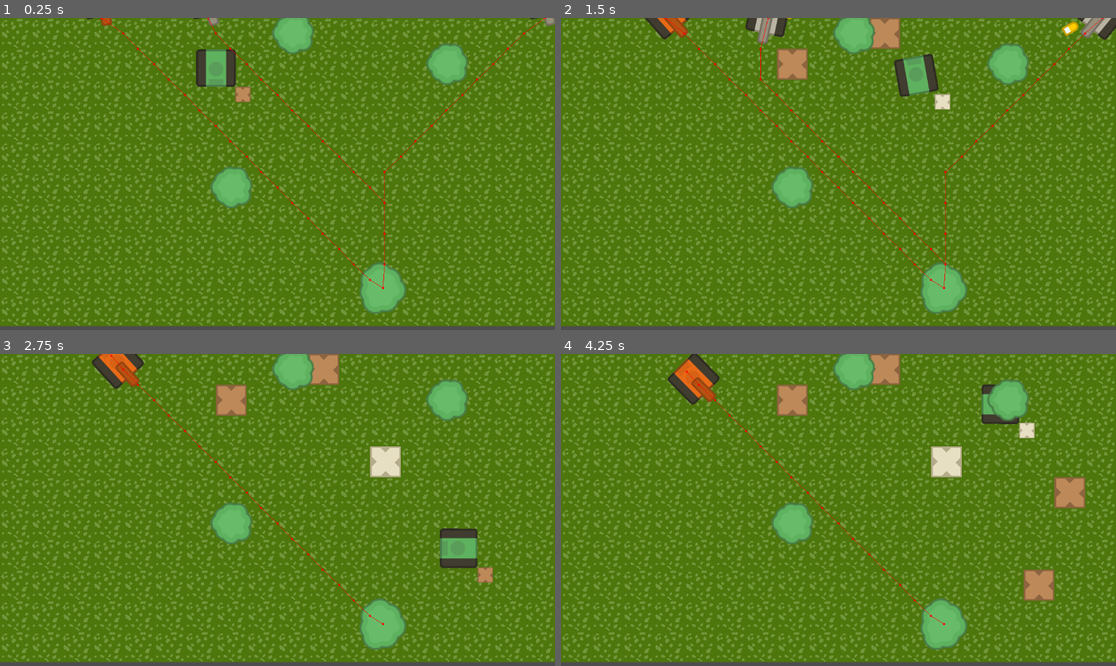
Above: before the commit, frames 1-4 (two rows, left to right).
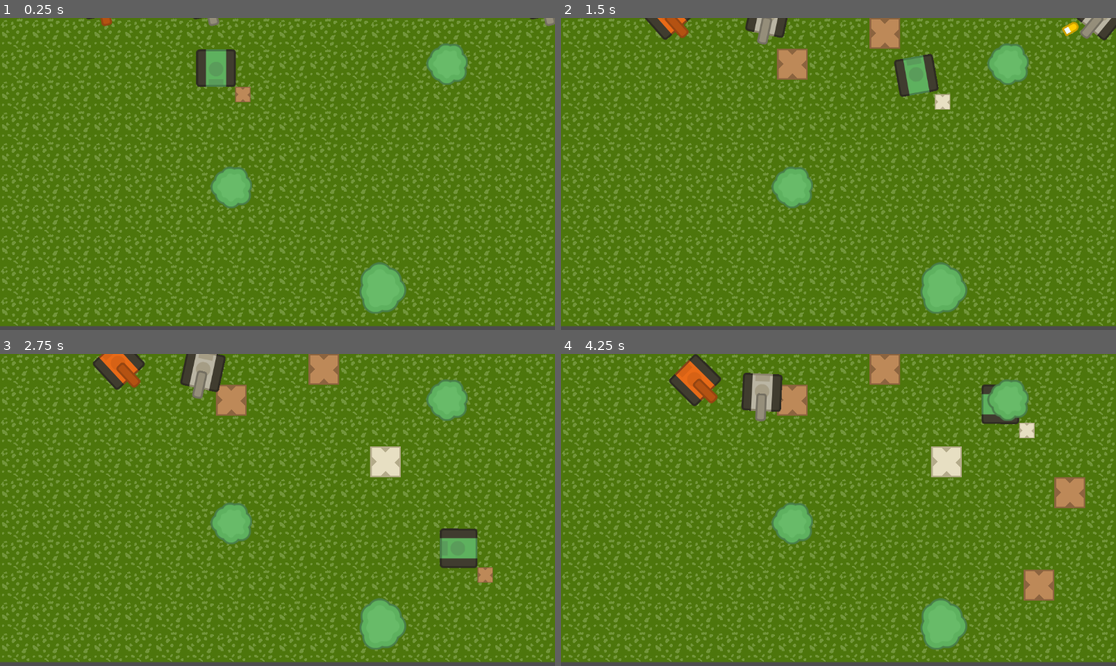
Above: after the commit, the same moments.

Repository: gerep/wall-and-order
Game: Godot game, scene res://scenes/level/level.tscn
The game is run twice, just before and just after one commit, with the same random seed, the same clock (stepped at 60 frames per second) and the same inputs.
Inputs:
- Up to frame 1 (0.25 s): no input
- Up to frame 2 (1.5 s): hold Right (ui_right) 0.53-1.28 s; hold Space (place) 0.53-1.28 s; hold Down (ui_down) from 1.28 s (still down); tap Space (place) at 1.35 s
- Up to frame 3 (2.75 s): release Down (ui_down) at 2.03 s; hold Right (ui_right) from 2.03 s (still down); hold Space (place) from 2.03 s (still down)
- Up to frame 4 (4.25 s): release Right (ui_right) at 2.78 s; release Space (place) at 2.78 s; hold Up (ui_up) 2.78-3.53 s; tap Space (place) at 2.85 s; hold Left (ui_left) from 3.53 s (still down); hold Space (place) from 3.53 s (still down)

The runs differ from the first frame. In frame 1, 1.2% of the frame differs, in the area x 16-100%, y 0-87%; in frame 2, 1.3%; in frame 3, 1.8%; in frame 4, 2.0%, in the area x 19-70%, y 0-87%.

Commit message:
enemy takes damage from towers

Diff:
--- a/scenes/enemies/brick/brick_enemy.tscn
+++ b/scenes/enemies/brick/brick_enemy.tscn
@@ -4,7 +4,6 @@
 [ext_resource type="Texture2D" uid="uid://befap2be83oa3" path="res://assets/Tanks/barrelRed_outline.png" id="2_jy2d8"]
 
 [node name="BrickEnemy" unique_id=1028931331 instance=ExtResource("1_6bpvv")]
-speed = 30.0
 
 [node name="Cannon" parent="." index="6" unique_id=257077008]
 texture = ExtResource("2_jy2d8")
--- a/scenes/enemies/bullet/tank_bullet.gd
+++ b/scenes/enemies/bullet/tank_bullet.gd
@@ -14,7 +14,9 @@
 	sprite.texture = texture
 
 
-func _on_body_entered(_body: Node2D) -> void:
+func _on_body_entered(body: Node2D) -> void:
+	if body.has_method("take_damage"):
+		body.take_damage()
 	GameManager.tile_destroyed.emit(tile_coordinate)
 	queue_free()
 
--- a/scenes/enemies/enemy.gd
+++ b/scenes/enemies/enemy.gd
@@ -9,7 +9,7 @@
 @onready var move_timer: Timer = $MoveTimer
 @onready var cannon: Sprite2D = $Cannon
 
-@export var speed: float = 2.0
+@export var speed: float = 30.0
 @export var wall_type: WallType = WallType.BRICK
 
 const BRICK_WALL: Vector2i = Vector2i(1, 0)
@@ -40,11 +40,14 @@
 var target: Vector2
 var can_shoot: bool = true
 var can_move: bool = true
-var life: int = 1:
-	set(value):
-		life -= value
-		if life <= 0:
-			GameManager.enemy_died.emit()
+var life: int = 1
+
+
+func take_damage(amount: int = 1) -> void:
+	life -= amount
+	if life <= 0:
+		GameManager.enemy_died.emit()
+		queue_free()
 
 
 func _ready() -> void:
--- a/scenes/enemies/enemy.tscn
+++ b/scenes/enemies/enemy.tscn
@@ -23,7 +23,6 @@
 path_postprocessing = 1
 avoidance_enabled = true
 radius = 30.0
-debug_enabled = true
 
 [node name="RayCast2D" type="RayCast2D" parent="." unique_id=732374594]
 target_position = Vector2(0, -180)
--- a/scenes/enemies/stone/stone_enemy.tscn
+++ b/scenes/enemies/stone/stone_enemy.tscn
@@ -4,7 +4,6 @@
 [ext_resource type="Texture2D" uid="uid://d0utljaj74wjd" path="res://assets/Tanks/tankBeige_outline.png" id="2_khdt3"]
 
 [node name="StoneEnemy" unique_id=1028931331 instance=ExtResource("1_w5dt5")]
-speed = 30.0
 wall_type = 1
 
 [node name="Sprite2D" parent="." index="0" unique_id=428788154]
--- a/scenes/level/level.gd
+++ b/scenes/level/level.gd
@@ -2,33 +2,37 @@
 
 @onready var ground_layer: TileMapLayer = $GroundLayer
 @onready var eagle: Area2D = $Eagle
+@onready var round_start_timer: Timer = $RoundStartTimer
 
 const WALKABLE_TILE: Vector2i = Vector2i(0, 0)
-
 const TOWER_SCENE = preload("uid://ckod6a185q6fh")
 const enemies: Array = [preload("uid://drgu2o61e8iki"), preload("uid://cjxa2ahc3d6py")]
 
 var screen_width: float
 var waves: int = 5
-var current_wave: int = 1:
-	set(value):
-		if current_wave > waves:
-			GameManager.game_ended.emit()
+var current_wave: int = 1
 
-var number_of_tanks: int = current_wave + 2
+var number_of_tanks: int
 
 
 func _ready() -> void:
 	GameManager.enemy_died.connect(_on_enemy_died)
+	round_start_timer.timeout.connect(_on_round_start_timer_timeout)
 
 	var viewport = get_viewport_rect()
 	screen_width = viewport.size.x
 
+	_update_number_of_tanks()
 	_spawn_enemy(number_of_tanks)
-	_place_towers(3)
+	_place_towers(2)
 
 	GameManager.tile_destroyed.connect(_on_tile_destroyed)
 	GameManager.game_ended.connect(_on_game_ended)
+
+
+func _update_number_of_tanks() -> void:
+	print("current wave:", current_wave)
+	number_of_tanks = current_wave + 2
 
 
 func _on_tile_destroyed(pos: Vector2i) -> void:
@@ -40,6 +44,7 @@
 		var spawn_position: float = randf_range(10.0, screen_width - 10)
 		var enemy = enemies.pick_random().instantiate()
 		enemy.target = eagle.position
+		enemy.speed = enemy.speed + current_wave
 		enemy.tilemap_layer = ground_layer
 		add_child(enemy)
 		enemy.position = Vector2(spawn_position, -50.0)
@@ -76,4 +81,11 @@
 	number_of_tanks -= 1
 	if number_of_tanks <= 0:
 		current_wave += 1
-		print("round ended")
+		_update_number_of_tanks()
+		print(number_of_tanks)
+		round_start_timer.start()
+
+
+func _on_round_start_timer_timeout() -> void:
+	print("round timer timeout")
+	_spawn_enemy(number_of_tanks)
--- a/scenes/level/level.tscn
+++ b/scenes/level/level.tscn
@@ -42,8 +42,9 @@
 position = Vector2(449, 104)
 tilemap_layer = NodePath("../GroundLayer")
 
-[node name="EnemySpawnTimer" type="Timer" parent="." unique_id=1393664805]
-autostart = true
+[node name="RoundStartTimer" type="Timer" parent="." unique_id=1393664805]
+wait_time = 3.0
+one_shot = true
 
 [node name="Eagle" parent="." unique_id=1686697668 instance=ExtResource("4_hnne4")]
 position = Vector2(795, 561)
--- a/scenes/towers/bullet/tower_bullet.gd
+++ b/scenes/towers/bullet/tower_bullet.gd
@@ -14,7 +14,9 @@
 
 
 func _on_body_entered(body: Node2D) -> void:
-	body.queue_free()
+	if body.has_method(&"take_damage"):
+		body.take_damage()
+
 	queue_free()
 
 
